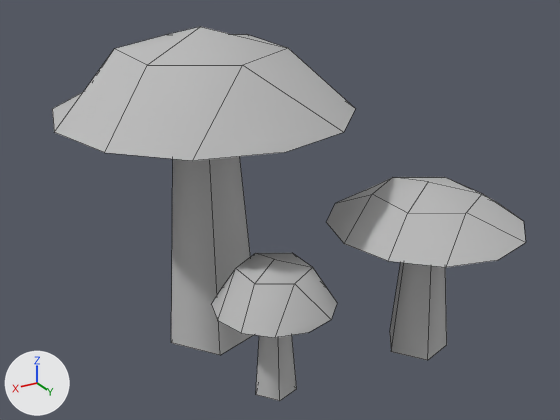
The OBJ model 3D Objects/Setas/Mushrooms_01.obj as it was, and as the next commit left it.
Before and after are seen from a 50 mm camera at (5.06, 10.76, 7.39) aimed at (-0.87, 0.87, 2.44). The axes (+X, +Y, +Z) are drawn at lower left. The lights are the same throughout. Mesh edges are drawn as thin lines. Where no turn or scale is listed for an object, it has been applied to the vertices.

The scene before the commit, as lines of its bpy script (objects in view):
```python
me_mushrooms_01 = bpy.data.meshes.new('Mushrooms_01')
me_mushrooms_01.from_pydata(...)  # 87 vertices, 51 faces; spans x -4.4..2.36, y -2.44..3.76, z 0.0..5.32
me_mushrooms_01.materials.append(mat_lambert2sg)  # grey #bcbcbc
ob_mushrooms_01 = bpy.data.objects.new('Mushrooms_01', me_mushrooms_01)
ob_mushrooms_01.location = (0.0, 0.0, 0.0)
```
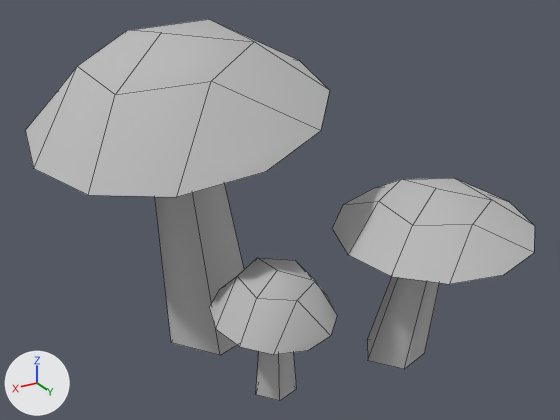
Pixel boxes (x1, y1, x2, y2) of what changed, in the pictures (560 x 420 px; the box of a moved part takes in the faces that stretch with it):
'Mushrooms_01', reshaped (8% wider): before (52, 27, 526, 401); after (25, 19, 535, 401)
part 1 of me_mushrooms_01, moved or reshaped: before (326, 177, 526, 267); after (332, 178, 535, 284)
part 2 of me_mushrooms_01, moved or reshaped: before (211, 253, 337, 338); after (209, 258, 337, 355)
part 3 of me_mushrooms_01, moved or reshaped: before (52, 27, 355, 161); after (25, 19, 330, 197)
part 4 of me_mushrooms_01, moved or reshaped: before (390, 263, 404, 350); after (367, 277, 398, 359)
part 5 of me_mushrooms_01, moved or reshaped: before (391, 263, 447, 360); after (368, 277, 439, 369)
part 6 of me_mushrooms_01, moved or reshaped: before (256, 335, 297, 401); after (256, 352, 297, 401)
part 7 of me_mushrooms_01, moved or reshaped: before (171, 157, 253, 355); after (155, 184, 244, 355)

What changed in the scene script:
```text
Change me_mushrooms_01:
    where me_mushrooms_01.from_pydata(...)  # 87 vertices, 51 faces; spans x -4.4..2.36, y -2.44..3.76, z 0.0..5.32
    used by ob_mushrooms_01; location = (0.0, 0.0, 0.0)
    me_mushrooms_01 part 1: the loose piece of 19 vertices spanning x -4.4..-1.22, y 0.58..3.76, z 2.29..2.98 is multiplied about its middle by the matrix ((0.996, 0.04, 0.078), (-0.045, 0.997, 0.07), (-0.075, -0.073, 0.994)), then moved by (0.06, 0.25, 0.0)
    me_mushrooms_01 part 2: the loose piece of 19 vertices spanning x -1.02..0.86, y 1.08..2.96, z 1.52..2.26 is turned -8.9 degrees about the x axis through its middle, then moved by (0.14, 0.26, 0.0)
    me_mushrooms_01 part 3: the loose piece of 19 vertices spanning x -2.36..2.36, y -2.44..2.44, z 4.04..5.32 is multiplied about its middle by the matrix ((0.977, -0.073, 0.201), (0.048, 0.991, 0.127), (-0.209, -0.114, 0.971)), then moved by (0.54, 0.0, 0.0)
    me_mushrooms_01 part 4: the 1 vertex in x -2.49, y 2.17, z 2.4 is moved by (0.04, 0.22, -0.02)
    me_mushrooms_01 part 5: the 1 vertex in x -2.7, y 2.46, z 2.39 is moved by (0.06, 0.23, -0.03)
    me_mushrooms_01 part 6
    me_mushrooms_01.vertices[34].co: (-0.01, 2.21, 1.92) -> (0.12, 2.47, 1.89)
    me_mushrooms_01.vertices[35].co: (-0.23, 2.14, 1.92) -> (-0.1, 2.4, 1.9)
    me_mushrooms_01.vertices[36].co: (-0.23, 1.9, 1.92) -> (-0.1, 2.17, 1.94)
    me_mushrooms_01.vertices[37].co: (-0.01, 1.83, 1.92) -> (0.12, 2.1, 1.95)
    me_mushrooms_01.vertices[38].co: (0.13, 2.02, 1.92) -> (0.26, 2.28, 1.92)
    me_mushrooms_01 part 7
    me_mushrooms_01.vertices[63].co: (0.17, 0.44, 4.51) -> (0.64, 0.43, 4.43)
    me_mushrooms_01.vertices[64].co: (-0.35, 0.27, 4.51) -> (0.14, 0.23, 4.56)
    me_mushrooms_01.vertices[65].co: (-0.35, -0.27, 4.51) -> (0.18, -0.31, 4.62)
    me_mushrooms_01.vertices[66].co: (0.17, -0.44, 4.51) -> (0.7, -0.45, 4.53)
    me_mushrooms_01.vertices[67].co: (0.49, 0.0, 4.51) -> (0.98, 0.0, 4.41)
```
